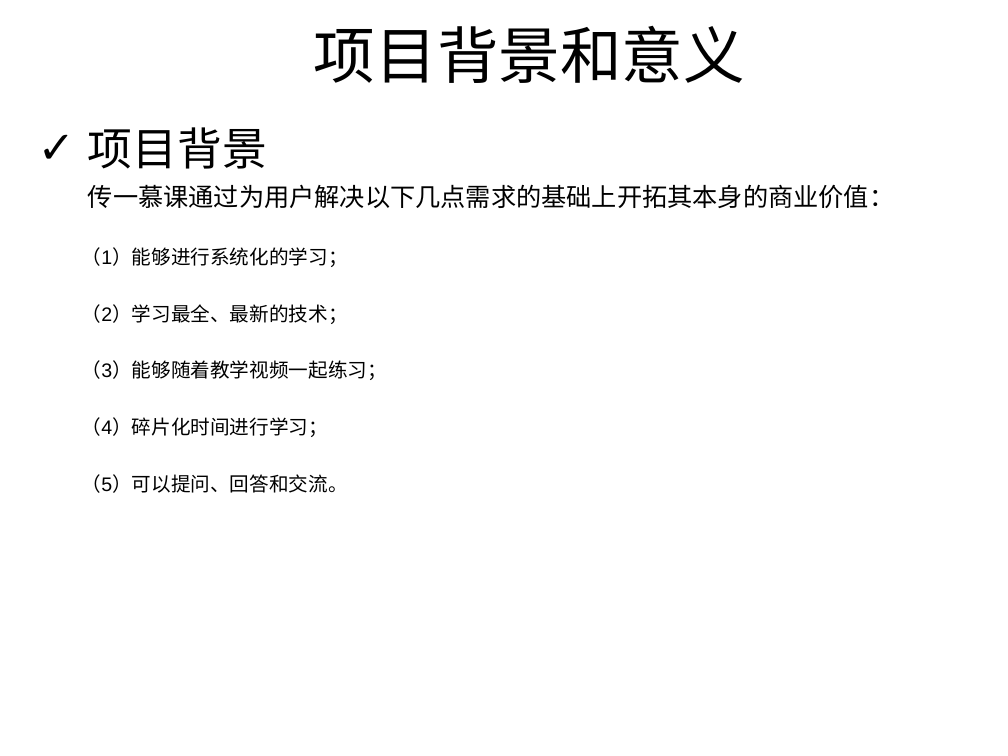
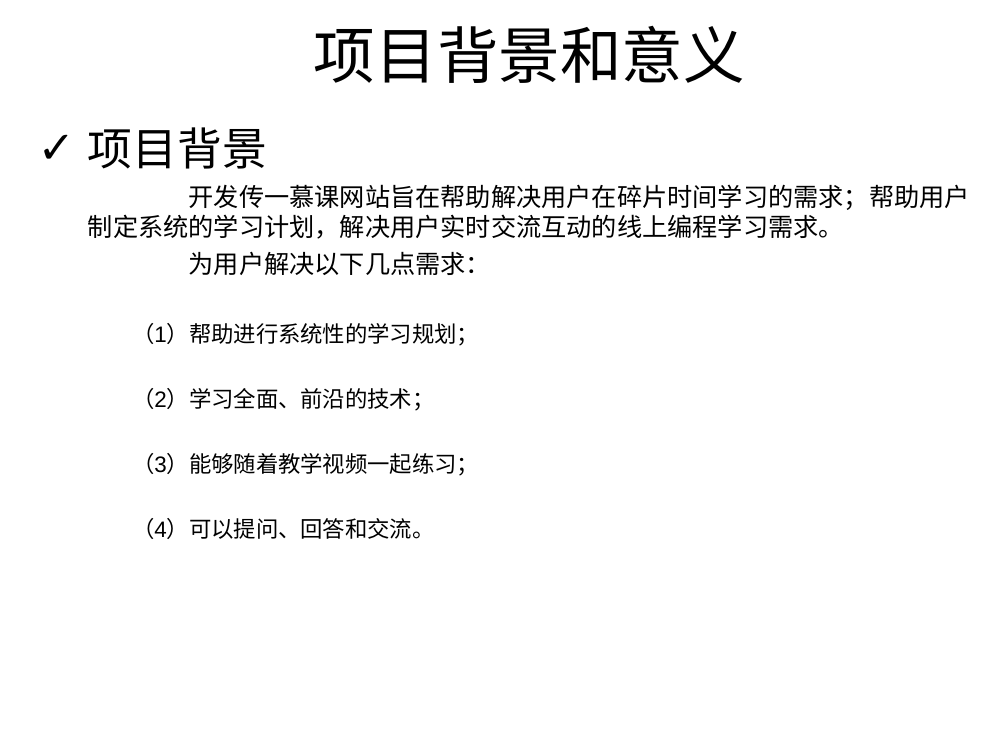
Before and after one commit to chuntong007/CY-work, a slide deck: slide 3 of 一阶项目文件/hx180310林春通一阶评审ppt模板.ppt (slide 4 before the commit). Drawn at 1008x756 pixels with LibreOffice and Linux fonts; fonts in the diff are those of the drawing; background and template pictures are left out. Boxes give left, top, right and bottom in pixels: in the first picture for what was removed or moved away, otherwise in the second. Text is boxed around its words. In the diff, an @@ line names an element or a change of style, - is before the commit and + after.

```diff
--- a/一阶项目文件/hx180310林春通一阶评审ppt模板.ppt
+++ b/一阶项目文件/hx180310林春通一阶评审ppt模板.ppt
@@ text at (x1=88, y1=184, x2=970, y2=411): text changed @@
-传一慕课通过为用户解决以下几点需求的基础上开拓其本身的商业价值：
-  （1）能够进行系统化的学习；
-  （2）学习最全、最新的技术；
+开发传一慕课网站旨在帮助解决用户在碎片时间学习的需求；帮助用户制定系统的学习计划，解决用户实时交流互动的线上编程学习需求。
+为用户解决以下几点需求：
+  （1）帮助进行系统性的学习规划；
+  （2）学习全面、前沿的技术；
@@ text at (x1=132, y1=453, x2=479, y2=476): size 14 to 16 pt in "（3）能够随着教学视频一起练习；" @@
@@ text at (x1=132, y1=518, x2=435, y2=539): text changed; size 14 to 16 pt @@
-  （4）碎片化时间进行学习；
-  （5）可以提问、回答和交流。
+  （4）可以提问、回答和交流。
```
Also in this commit, not shown: 13 other slides changed, 5 slides removed, 4 other files.
